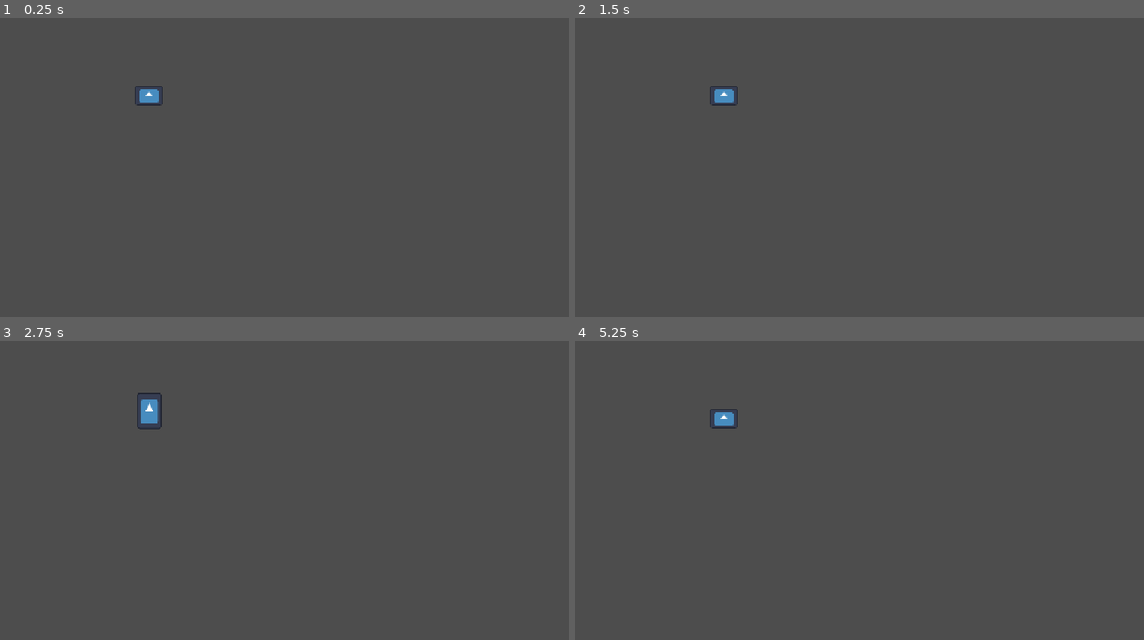
Above: before the commit, frames 1-4 (two rows, left to right).
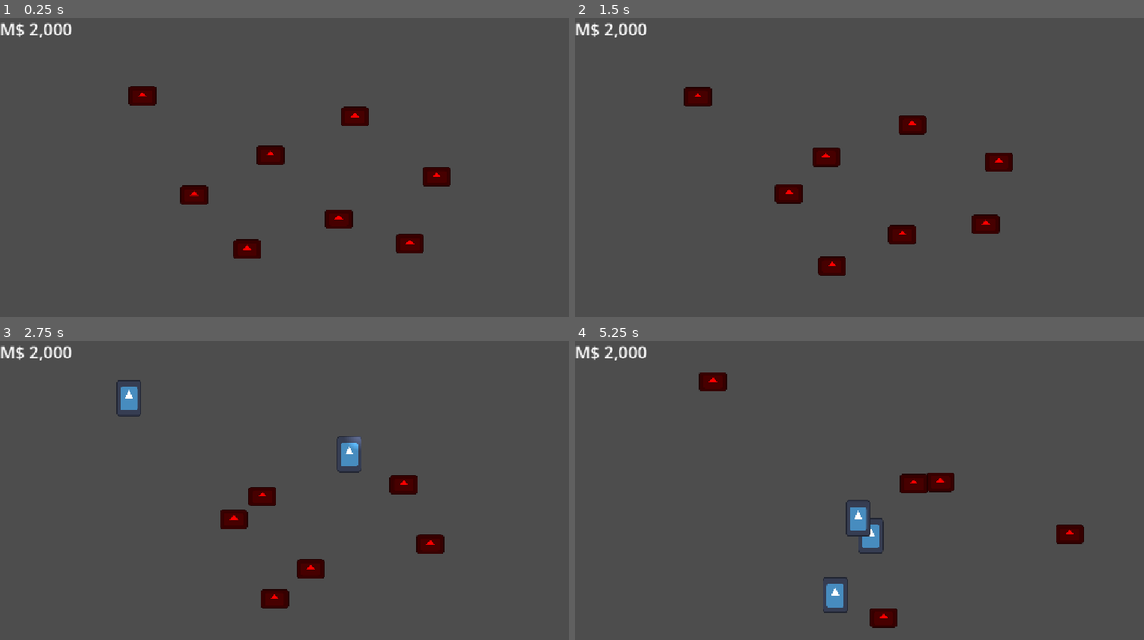
Above: after the commit, the same moments.

Repository: T4R1N/Sunsau1
Game: Godot game, scene res://scenes/main.tscn
Two runs of this game, one before a commit and one after it. Both use one fixed random seed, a clock stepped at 60 frames per second and the inputs below. The engine's default icon, where the game draws it, is replaced by a stand-in: a white triangle on a blue panel in a dark square.
Inputs (mouse positions are in pixels of both pictures, inside the frame that each line leads up to):
- Up to frame 1 (0.25 s): no input
- Up to frame 2 (1.5 s): move the mouse to (1007, 170) at 0.52 s; hold Space (Whack) 0.53-1.28 s; tap Enter at 1.25 s; move the mouse to (757, 203) at 1.27 s; tap Space (Whack) at 1.35 s
- Up to frame 3 (2.75 s): move the mouse to (358, 433) at 2.02 s; hold Space (Whack) from 2.03 s (still down)
- Up to frame 4 (5.25 s): move the mouse to (842, 577) at 2.77 s; release Space (Whack) at 2.78 s; tap Space (Whack) at 2.85, 4.35 s; move the mouse to (1052, 559) at 3.52 s; hold Space (Whack) 3.53-4.28 s; move the mouse to (694, 457) at 4.27 s; move the mouse to (905, 508) at 5.02 s; hold Space (Whack) from 5.03 s (still down)

The runs differ from the first frame. In frame 1, 2.8% of the frame differs, in the area x 0-80%, y 1-81%; in frame 2, 3.0%; in frame 3, 3.2%, in the area x 0-79%, y 1-90%; in frame 4, 2.9%.

Commit message:
Movement and points

Diff:
--- a/project.godot
+++ b/project.godot
@@ -14,6 +14,10 @@
 run/main_scene="uid://bty3ahbi0dt6o"
 config/features=PackedStringArray("4.7", "Mobile")
 config/icon="res://icon.svg"
+
+[autoload]
+
+GameManager="*uid://lv2vpn5ax701"
 
 [display]
 
--- a/scenes/main.tscn
+++ b/scenes/main.tscn
@@ -1,60 +1,49 @@
 [gd_scene format=3 uid="uid://bty3ahbi0dt6o"]
 
-[ext_resource type="Script" uid="uid://beicks57sfro3" path="res://scripts/whacker.gd" id="1_0wfyh"]
-[ext_resource type="Script" uid="uid://ciw5usvw8vf8e" path="res://scripts/components/burrow_component.gd" id="1_o5qli"]
-[ext_resource type="Texture2D" uid="uid://dwtswg57iye5y" path="res://icon.svg" id="3_sugp2"]
-
-[sub_resource type="CircleShape2D" id="CircleShape2D_phvbs"]
-radius = 18.027756
-
-[sub_resource type="Gradient" id="Gradient_sugp2"]
-offsets = PackedFloat32Array(0, 0.6927711)
-colors = PackedColorArray(1, 1, 1, 1, 0, 0, 0, 1)
-
-[sub_resource type="GradientTexture2D" id="GradientTexture2D_phvbs"]
-gradient = SubResource("Gradient_sugp2")
-fill = 1
-fill_from = Vector2(0.5, 0.5)
-
-[sub_resource type="CapsuleShape2D" id="CapsuleShape2D_phvbs"]
-radius = 25.0
-height = 72.0
+[ext_resource type="PackedScene" uid="uid://l615oa023j4g" path="res://scenes/whacker.tscn" id="1_0wfyh"]
+[ext_resource type="PackedScene" uid="uid://c7udyfiscc5ib" path="res://scenes/mole.tscn" id="2_sugp2"]
+[ext_resource type="Script" uid="uid://cmcxvyrsueip1" path="res://scenes/score_label.gd" id="3_sugp2"]
 
 [node name="Stage" type="Node2D" unique_id=1711577985]
 
-[node name="Whacker" type="Area2D" parent="." unique_id=1330952161]
-script = ExtResource("1_0wfyh")
+[node name="Whacker" parent="." unique_id=659071834 instance=ExtResource("1_0wfyh")]
 
-[node name="CollisionShape2D" type="CollisionShape2D" parent="Whacker" unique_id=921580607]
-shape = SubResource("CircleShape2D_phvbs")
-
-[node name="PointLight2D" type="PointLight2D" parent="Whacker" unique_id=1237203627]
-texture = SubResource("GradientTexture2D_phvbs")
-
-[node name="Mole" type="CharacterBody2D" parent="." unique_id=1431031508]
+[node name="Mole" parent="." unique_id=1507257636 instance=ExtResource("2_sugp2")]
 position = Vector2(286, 141)
 
-[node name="CollisionShape2D" type="CollisionShape2D" parent="Mole" unique_id=1183389887]
-position = Vector2(0, -2)
-shape = SubResource("CapsuleShape2D_phvbs")
+[node name="Mole2" parent="." unique_id=2037535985 instance=ExtResource("2_sugp2")]
+position = Vector2(532, 254)
 
-[node name="BurrowComponent" type="Node2D" parent="Mole" unique_id=1842890170 node_paths=PackedStringArray("burrow_timer", "hide_timer", "burrow_sprite", "revealed_sprite")]
-script = ExtResource("1_o5qli")
-burrow_timer = NodePath("Timer")
-hide_timer = NodePath("Timer2")
-burrow_sprite = NodePath("../Burrow")
-revealed_sprite = NodePath("../Revealed")
+[node name="Mole3" parent="." unique_id=1158110083 instance=ExtResource("2_sugp2")]
+position = Vector2(361, 333)
 
-[node name="Timer" type="Timer" parent="Mole/BurrowComponent" unique_id=1665015536]
+[node name="Mole4" parent="." unique_id=571701642 instance=ExtResource("2_sugp2")]
+position = Vector2(693, 176)
 
-[node name="Timer2" type="Timer" parent="Mole/BurrowComponent" unique_id=1316391879]
+[node name="Mole5" parent="." unique_id=1961857813 instance=ExtResource("2_sugp2")]
+position = Vector2(658, 368)
 
-[node name="Burrow" type="Sprite2D" parent="Mole" unique_id=430471622]
-position = Vector2(0, 10)
-scale = Vector2(-0.42017475, 0.28828555)
-texture = ExtResource("3_sugp2")
+[node name="Mole6" parent="." unique_id=6949741 instance=ExtResource("2_sugp2")]
+position = Vector2(469, 425)
 
-[node name="Revealed" type="Sprite2D" parent="Mole" unique_id=1381871566]
-position = Vector2(1, -5.0000005)
-scale = Vector2(0.37400967, 0.54573774)
-texture = ExtResource("3_sugp2")
+[node name="Mole7" parent="." unique_id=1252237593 instance=ExtResource("2_sugp2")]
+position = Vector2(847, 306)
+
+[node name="Mole8" parent="." unique_id=1134795892 instance=ExtResource("2_sugp2")]
+position = Vector2(787, 438)
+
+[node name="GameUI" type="Control" parent="." unique_id=843677776]
+layout_mode = 3
+anchors_preset = 15
+anchor_right = 1.0
+anchor_bottom = 1.0
+grow_horizontal = 2
+grow_vertical = 2
+
+[node name="ScoreLabel" type="Label" parent="GameUI" unique_id=709488633]
+layout_mode = 0
+offset_right = 40.0
+offset_bottom = 23.0
+theme_override_font_sizes/font_size = 32
+text = "M$ 2,000"
+script = ExtResource("3_sugp2")
--- /dev/null
+++ b/scenes/mole.tscn
@@ -0,0 +1,43 @@
+[gd_scene format=3 uid="uid://c7udyfiscc5ib"]
+
+[ext_resource type="Script" uid="uid://ciw5usvw8vf8e" path="res://scripts/components/burrow_component.gd" id="1_0o2lx"]
+[ext_resource type="Texture2D" uid="uid://dwtswg57iye5y" path="res://icon.svg" id="2_kln4g"]
+
+[sub_resource type="CapsuleShape2D" id="CapsuleShape2D_phvbs"]
+radius = 25.0
+height = 72.0
+
+[node name="Mole" type="CharacterBody2D" unique_id=1507257636]
+
+[node name="CollisionShape2D" type="CollisionShape2D" parent="." unique_id=1474360008]
+position = Vector2(0, -2)
+shape = SubResource("CapsuleShape2D_phvbs")
+
+[node name="BurrowComponent" type="Node2D" parent="." unique_id=2126523677 node_paths=PackedStringArray("burrow_timer", "hide_timer", "pause_timer", "burrow_sprite", "revealed_sprite")]
+script = ExtResource("1_0o2lx")
+burrow_timer = NodePath("Timer")
+hide_timer = NodePath("Timer2")
+pause_timer = NodePath("Timer3")
+burrow_sprite = NodePath("../Burrow")
+revealed_sprite = NodePath("../Revealed")
+speed = 50.0
+
+[node name="Timer" type="Timer" parent="BurrowComponent" unique_id=658736088]
+one_shot = true
+
+[node name="Timer2" type="Timer" parent="BurrowComponent" unique_id=214731553]
+one_shot = true
+
+[node name="Timer3" type="Timer" parent="BurrowComponent" unique_id=156618458]
+one_shot = true
+
+[node name="Burrow" type="Sprite2D" parent="." unique_id=433706283]
+modulate = Color(1, 0, 0, 1)
+position = Vector2(0, 10)
+scale = Vector2(-0.42017475, 0.28828555)
+texture = ExtResource("2_kln4g")
+
+[node name="Revealed" type="Sprite2D" parent="." unique_id=183370229]
+position = Vector2(1, -5.0000005)
+scale = Vector2(0.37400967, 0.54573774)
+texture = ExtResource("2_kln4g")
--- /dev/null
+++ b/scenes/score_label.gd
@@ -0,0 +1,7 @@
+extends Label
+
+func _ready() -> void:
+	GameManager.connect("new_score", _score_update)
+
+func _score_update(new_score: float) -> void:
+	text = "$" + str(new_score)
--- /dev/null
+++ b/scenes/whacker.tscn
@@ -0,0 +1,24 @@
+[gd_scene format=3 uid="uid://l615oa023j4g"]
+
+[ext_resource type="Script" uid="uid://beicks57sfro3" path="res://scripts/whacker.gd" id="1_t82he"]
+
+[sub_resource type="CircleShape2D" id="CircleShape2D_phvbs"]
+radius = 18.027756
+
+[sub_resource type="Gradient" id="Gradient_sugp2"]
+offsets = PackedFloat32Array(0, 0.6927711)
+colors = PackedColorArray(1, 1, 1, 1, 0, 0, 0, 1)
+
+[sub_resource type="GradientTexture2D" id="GradientTexture2D_phvbs"]
+gradient = SubResource("Gradient_sugp2")
+fill = 1
+fill_from = Vector2(0.5, 0.5)
+
+[node name="Whacker" type="Area2D" unique_id=659071834]
+script = ExtResource("1_t82he")
+
+[node name="CollisionShape2D" type="CollisionShape2D" parent="." unique_id=2089185672]
+shape = SubResource("CircleShape2D_phvbs")
+
+[node name="PointLight2D" type="PointLight2D" parent="." unique_id=1137282800]
+texture = SubResource("GradientTexture2D_phvbs")
--- a/scripts/components/burrow_component.gd
+++ b/scripts/components/burrow_component.gd
@@ -1,15 +1,26 @@
 class_name BurrowComponent
 extends Node2D
 
+@onready var parent := get_parent()
+
 @export var burrow_timer: Timer
 @export var hide_timer: Timer
+@export var pause_timer: Timer
 @export var burrow_sprite: Sprite2D
 @export var revealed_sprite: Sprite2D
+
+@export var score: float = 1.0
 
 @export_category("Burrow Behavior")
 @export var burrow_time: float = 4.0
 @export var burrow_time_rand: float = 1.5
-@export var hide_time: float = 0.5
+@export var hide_time: float = 1.0
+
+@export_category("Movement Behavior")
+@export var move_time: float = 1.0
+@export var pause_time: float = 1.0
+@export var speed: float = 200.0
+var direction: float = randf_range(0, 360)
 
 enum BurrowState {
 	Burrowing,
@@ -25,6 +36,8 @@
 		hide_timer.connect("timeout", _hide)
 	if burrow_timer != null:
 		burrow_timer.connect("timeout", _pop_out)
+	if pause_timer != null:
+		pause_timer.connect("timeout", _pause_movement)
 
 func conceal() -> void:
 	revealed_sprite.visible = false
@@ -37,6 +50,10 @@
 	if burrow_timer != null:
 		burrow_timer.wait_time = burrow_time + (randf_range(-burrow_time_rand, burrow_time_rand))
 		burrow_timer.start()
+	if pause_timer != null:
+		pause_timer.wait_time = move_time
+		pause_timer.start()
+
 
 func _pop_out() -> void:
 	state = BurrowState.Revealed
@@ -49,4 +66,20 @@
 	begin_burrow()
 
 func whack() -> void:
+	GameManager.add_to_score(score)
 	get_parent().queue_free()
+
+func _pause_movement() -> void:
+	var original_speed := speed
+	speed = 0.0
+	await get_tree().create_timer(pause_time).timeout
+	direction = randf_range(0, 360)
+	speed = original_speed
+
+
+
+func _physics_process(delta: float) -> void:
+	match state:
+		BurrowState.Burrowing:
+			var angle := deg_to_rad(direction)
+			parent.global_position += Vector2(cos(angle), sin(angle)) * speed * delta
--- /dev/null
+++ b/scripts/game_manager.gd
@@ -0,0 +1,9 @@
+extends Node
+
+var score: float = 0.0
+
+signal new_score(score: float)
+
+func add_to_score(amount: float):
+    score += amount
+    new_score.emit(score)
Not shown, added: scenes/score_label.gd.uid
Not shown, added: scripts/game_manager.gd.uid
